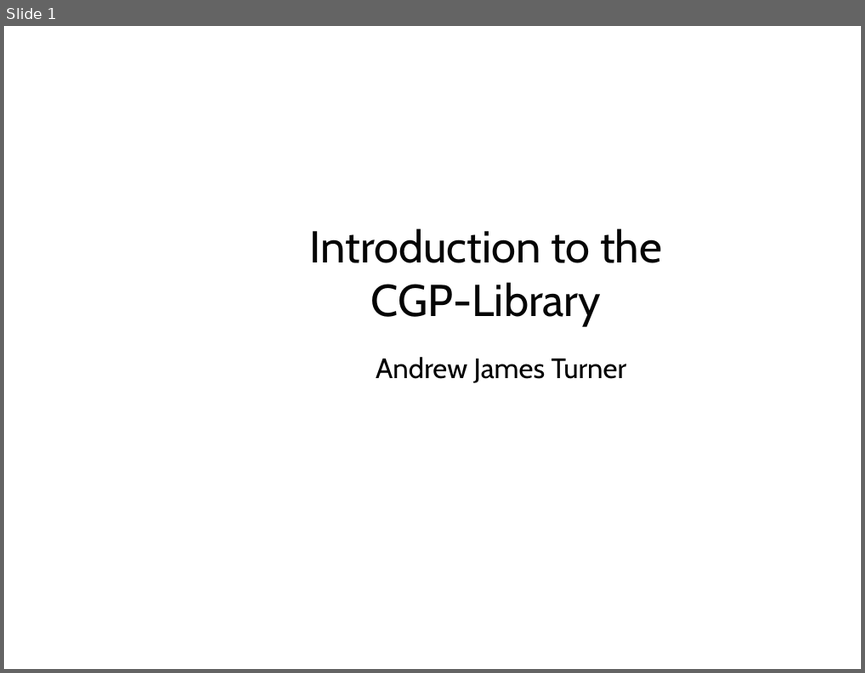
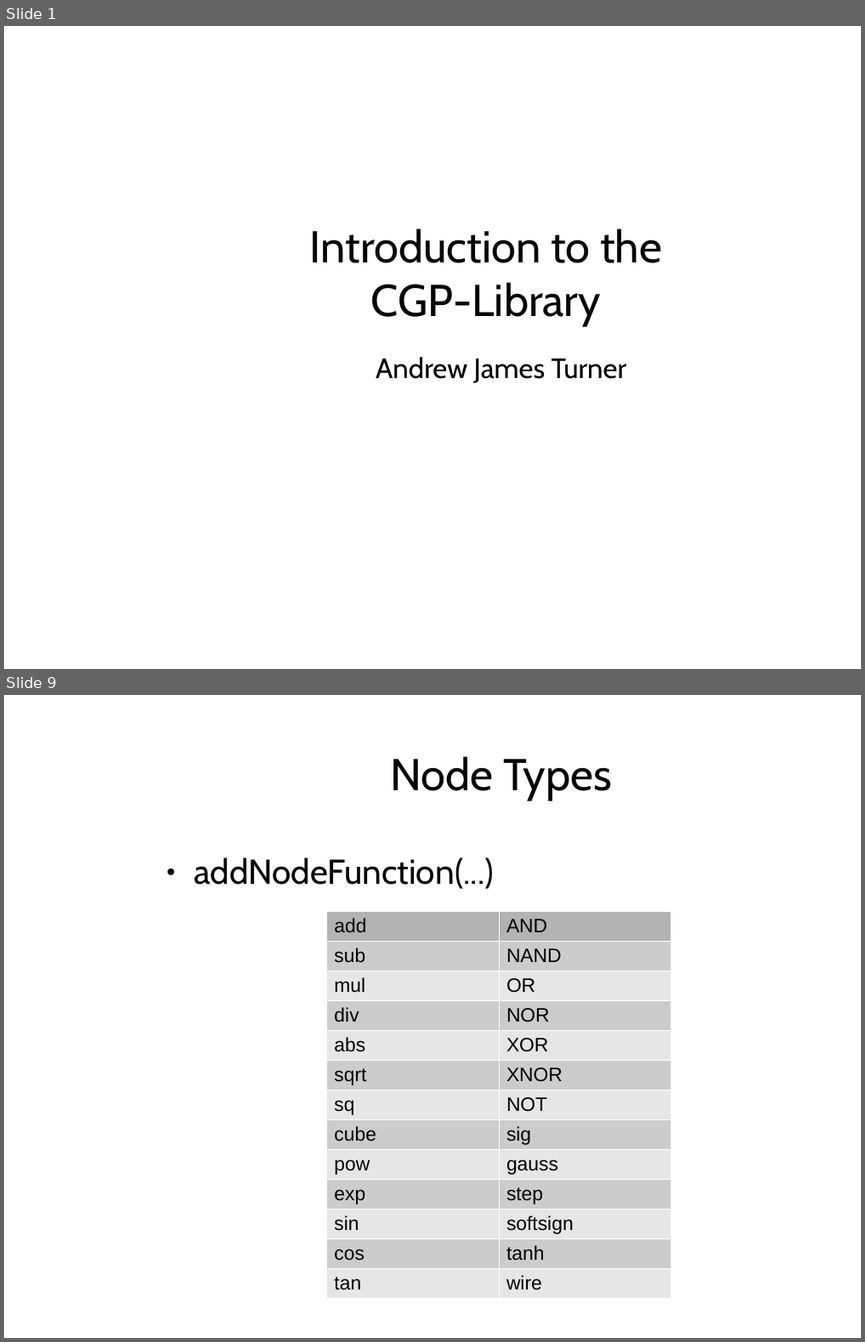
Before and after one commit to AndrewJamesTurner/CGP-Library, a slide deck: presentation/introduction.odp. Shown one above the other, each under a label of ours: slide 1 before the commit, slides 1 and 9 after it; the slides between them are not shown. The pictures are 865x673 and 865x1342 pixels, drawn with LibreOffice and Linux fonts; fonts in the diff are those of the drawing; background and template pictures are left out. Boxes give left, top, right and bottom in pixels: in the first picture for what was removed or moved away, otherwise in the second. Text is boxed around its words. In the diff, an @@ line names an element or a change of style, - is before the commit and + after.

```diff
--- a/presentation/introduction.odp
+++ b/presentation/introduction.odp
@@ slide 9 added at (4, 695, 861, 1338), background picture (left out) @@
@@ title added at (391, 756, 612, 800), 41.3 pt, text #050505 @@
+Node Types
@@ text added at (194, 857, 494, 889), 32 pt, text #050505 @@
+● addNodeFunction(...)
@@ table added at (327, 911, 670, 1299), 13 rows, 2 columns @@
+add | AND
+sub | NAND
+mul | OR
+div | NOR
+abs | XOR
+sqrt | XNOR
+sq | NOT
+cube | sig
+pow | gauss
+exp | step
+sin | softsign
+cos | tanh
+tan | wire
```
Also in this commit, not shown: 6 slides changed, 11 other slides added, 14 other files.
